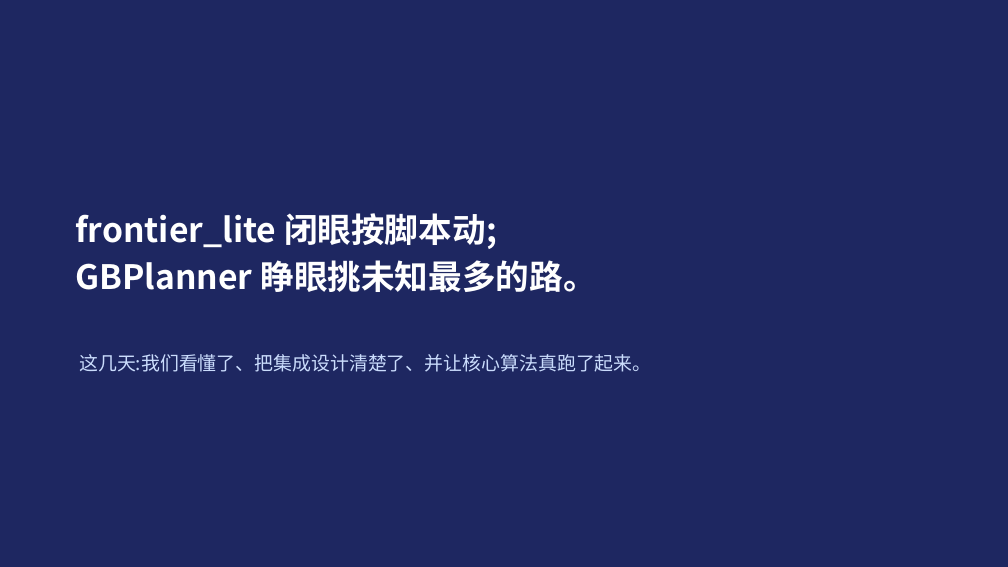
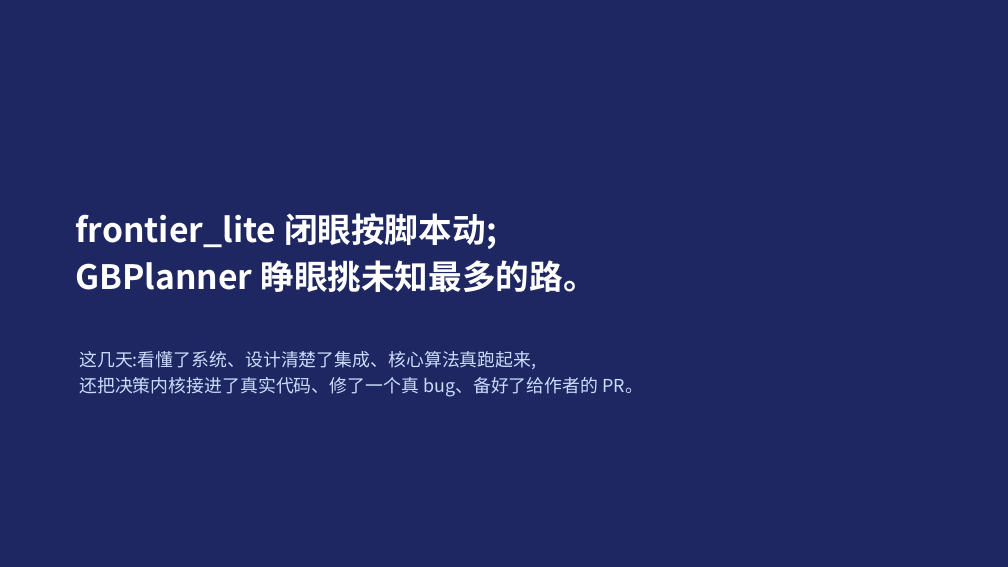
Before and after one commit to ai4sci-z/GBPlanner-WorldModel-Integration, a slide deck: slide 11 of GBPlanner项目进展汇报.pptx (slide 9 before the commit). Drawn at 1008x567 pixels with LibreOffice and Linux fonts; fonts in the diff are those of the drawing. Boxes give left, top, right and bottom in pixels: in the first picture for what was removed or moved away, otherwise in the second. Text is boxed around its words. In the diff, an @@ line names an element or a change of style, - is before the commit and + after.

```diff
--- a/GBPlanner项目进展汇报.pptx
+++ b/GBPlanner项目进展汇报.pptx
@@ text at (x1=79, y1=351, x2=643, y2=397): text changed; size 18 to 17 pt @@
-这几天:我们看懂了、把集成设计清楚了、并让核心算法真跑了起来。
+这几天:看懂了系统、设计清楚了集成、核心算法真跑起来,
+还把决策内核接进了真实代码、修了一个真 bug、备好了给作者的 PR。
```
Also in this commit, not shown: 1 other slide changed, 2 slides added, 8 other files.
